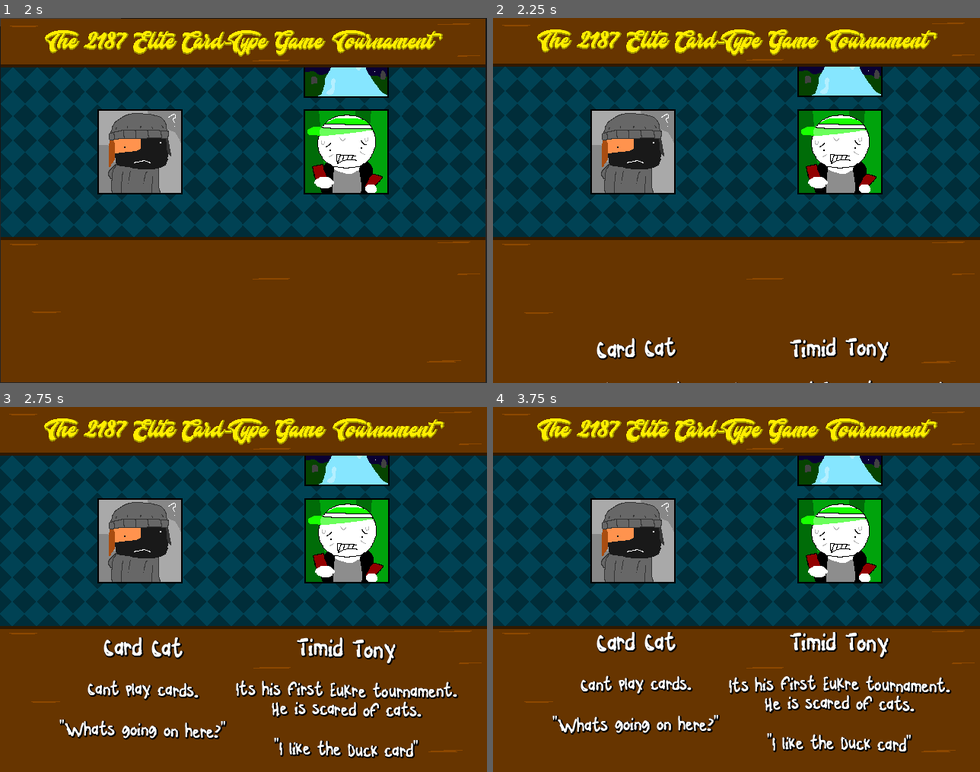
Above: before the commit, frames 1-4 (two rows, left to right).
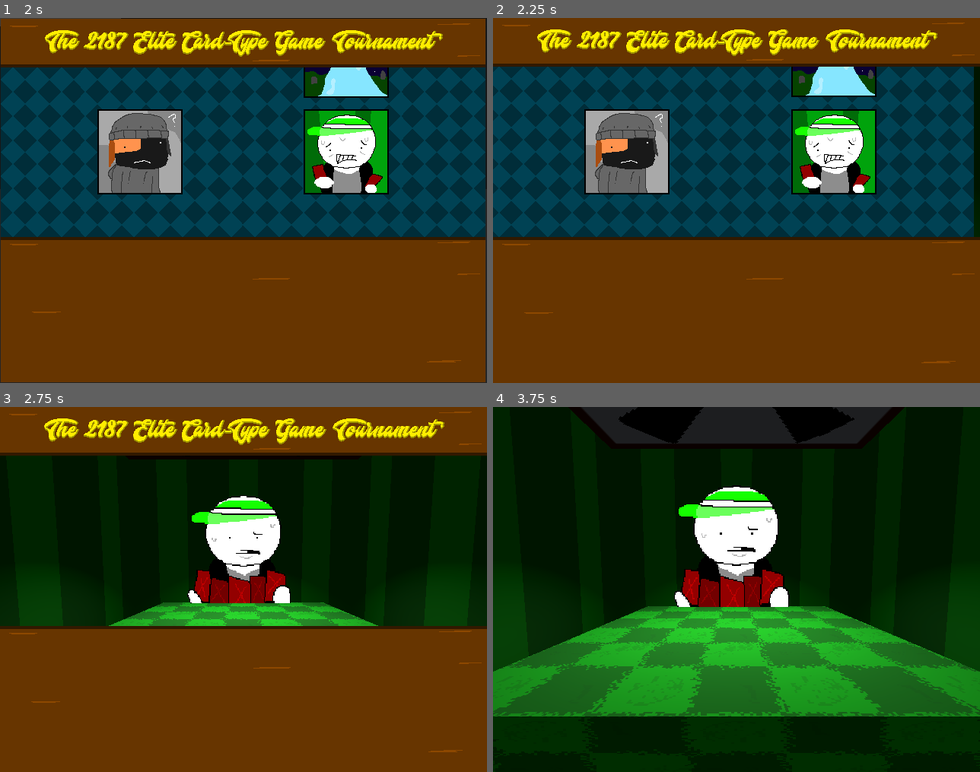
Above: after the commit, the same moments.

Repository: willslyman/kat-kards
Game: Godot game, scene res://scenes/main.tscn
Two runs of this game, one before a commit and one after it. Both use one fixed random seed, a clock stepped at 60 frames per second and the inputs below.
Inputs (mouse positions are in pixels of both pictures, inside the frame that each line leads up to):
- Up to frame 1 (2 s): click "Enter the Tournament!" at 0.5 s; tap Enter (debug) at 1.25 s; move the mouse to (350, 182) at 1.27 s; press the mouse at (350, 182) at 1.28 s
- Up to frame 2 (2.25 s): move the mouse to (639, 218) at 2.02 s; release the mouse at (639, 218) at 2.03 s; click (639, 218) at 2.1 s
- Up to frame 3 (2.75 s): no input
- Up to frame 4 (3.75 s): move the mouse to (785, 509) at 2.77 s; press the mouse at (785, 509) at 2.78 s; move the mouse to (712, 662) at 3.52 s; release the mouse at (712, 662) at 3.53 s; click (712, 662) at 3.6 s

Frame 1 is identical in both runs. In frame 2, 20% of the frame differs, in the area x 0-100%, y 13-100%; in frame 3, 51%; in frame 4, 99%, in the area x 0-100%, y 0-100%.

Commit message:
click to go forward

Diff:
--- a/scripts/main.gd
+++ b/scripts/main.gd
@@ -17,6 +17,8 @@
 
 var current_game : int = 0
 
+var can_start_round : bool = false
+
 var card_play_sfxs = [
 	preload("uid://22mbceivc6fj"),
 	preload("uid://ca3x3aw6gfxdp"),
@@ -30,6 +32,12 @@
 	preload("uid://dgf3diw4mk3ap")
 ]
 
+var player_bio_text = [
+	"[wave]Card Cat\n[font size=24]\nCant play cards.\n\n\"Whats going on here?\"",
+	"[wave]Card Cat\n[font size=24]\nCan kinda play cards.\n\n\"I'm getting the hang of it!\"",
+	"[wave]Card Cat\n[font size=24]\nCard playing master.\n\n\"I'm ready to claim my title!\"",
+]
+
 func _ready() -> void:
 	randomize()
 
@@ -38,6 +46,10 @@
 		CardList.debug_set_cardnames()
 
 	opp_sprite.play("idle")
+
+func _process(delta: float) -> void:
+	if Input.is_action_just_pressed("click") and can_start_round:
+		start_round()
 
 func to_table() -> void:
 	cam_anim.play("to_table")
@@ -81,18 +93,28 @@
 	tween.tween_property(t_opps, "position", Vector2(t_opps.position.x, t_opps.position.y + 128), 2.0)
 	await tween.finished
 
-	await get_tree().create_timer(3.0, false).timeout
+	#await get_tree().create_timer(3.0, false).timeout
 
+	can_start_round = true
+	#start_round()
+
+
+func start_round() -> void:
+	can_start_round = false
 	tournament_anim.play("start_round")
+	if current_game == 0:
+		$Camera3D/AnimationPlayer.play("doot")
 	await tournament_anim.animation_finished
 
 	arena.new_game()
+
 
 func set_new_opponent() -> void:
 	match current_game:
 		0:
 			arena.set_up_round(96, Color.WHITE, "res://textures/opp1_ui.png")
 		1:
+			$Tournament/TUI/Bios/YouBio.text = player_bio_text[1]
 			$Tournament/TUI/Bios/OppBio1.hide()
 			$Tournament/TUI/Bios/OppBio2.show()
 
@@ -104,6 +126,7 @@
 			opp_sprite.play("idle")
 			arena.set_up_round(144, Color.CYAN, "res://textures/opp2_ui.png")
 		2:
+			$Tournament/TUI/Bios/YouBio.text = player_bio_text[2]
 			$Tournament/TUI/Bios/OppBio2.hide()
 			$Tournament/TUI/Bios/OppBio3.show()
 
@@ -127,6 +150,7 @@
 	$Music.play()
 	tournament_anim.play("to_tournament_first")
 	await tournament_anim.animation_finished
+	$Tournament/TUI/Bios/YouBio.text = player_bio_text[0]
 	$Tournament/TUI/Bios/YouBio.show()
 	$Tournament/TUI/Bios/OppBio1.show()
 
@@ -134,13 +158,10 @@
 	tournament_anim.play("show_bios")
 	$DirectionalLight3D.queue_free()
 
-	await get_tree().create_timer(3.0, false).timeout
+	#await get_tree().create_timer(3.0, false).timeout
 
-	tournament_anim.play("start_round")
-	$Camera3D/AnimationPlayer.play("doot")
-	await tournament_anim.animation_finished
-
-	arena.new_game()
+	can_start_round = true
+	#start_round(true)
 
 func _restart() -> void:
 	get_tree().reload_current_scene()
